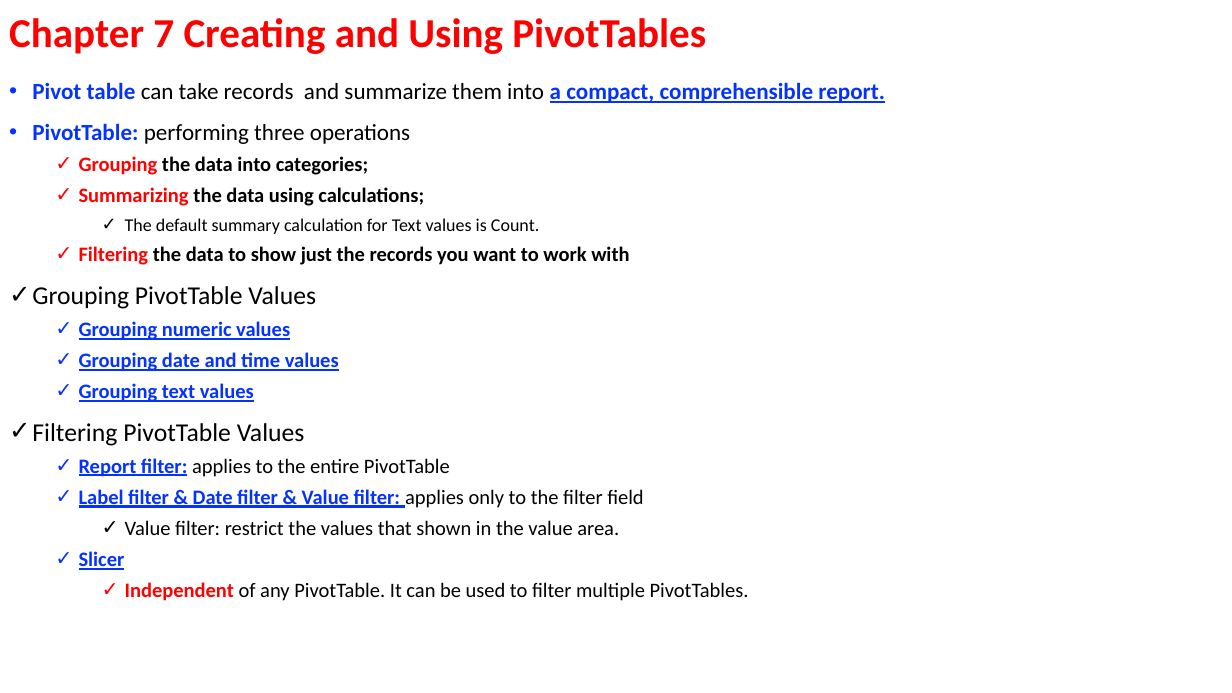
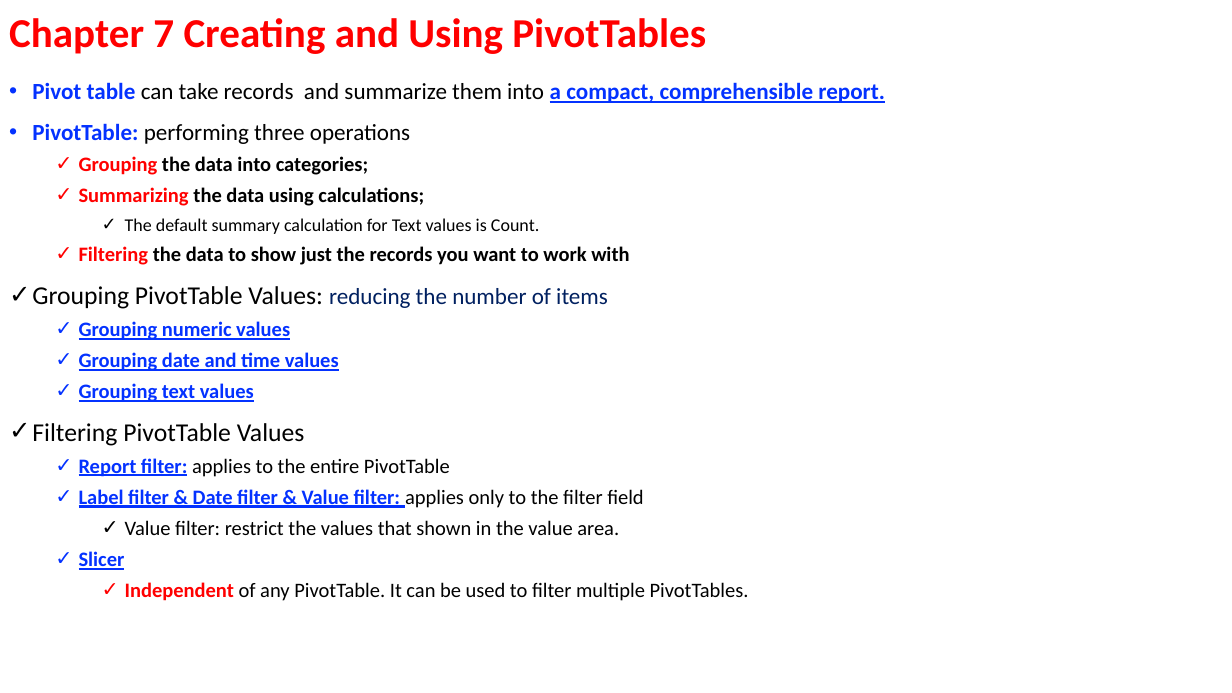
Before and after one commit to ArielMei/arielmei.github.io, a slide deck: slide 8 of EXCEL/ExcelDataAnalysisFD_Examples/Excel data analysis for dummies Outline.pptx. Drawn at 1232x693 pixels with LibreOffice and Linux fonts; fonts in the diff are those of the drawing. Boxes give left, top, right and bottom in pixels: in the first picture for what was removed or moved away, otherwise in the second. Text is boxed around its words. In the diff, an @@ line names an element or a change of style, - is before the commit and + after.

```diff
--- a/EXCEL/ExcelDataAnalysisFD_Examples/Excel data analysis for dummies Outline.pptx
+++ b/EXCEL/ExcelDataAnalysisFD_Examples/Excel data analysis for dummies Outline.pptx
@@ text at (x1=32, y1=286, x2=608, y2=309): text changed @@
-✓ Grouping PivotTable Values
+✓ Grouping PivotTable Values: reducing the number of items
```
Also in this commit, not shown: 1 slide added, 6 other files.
